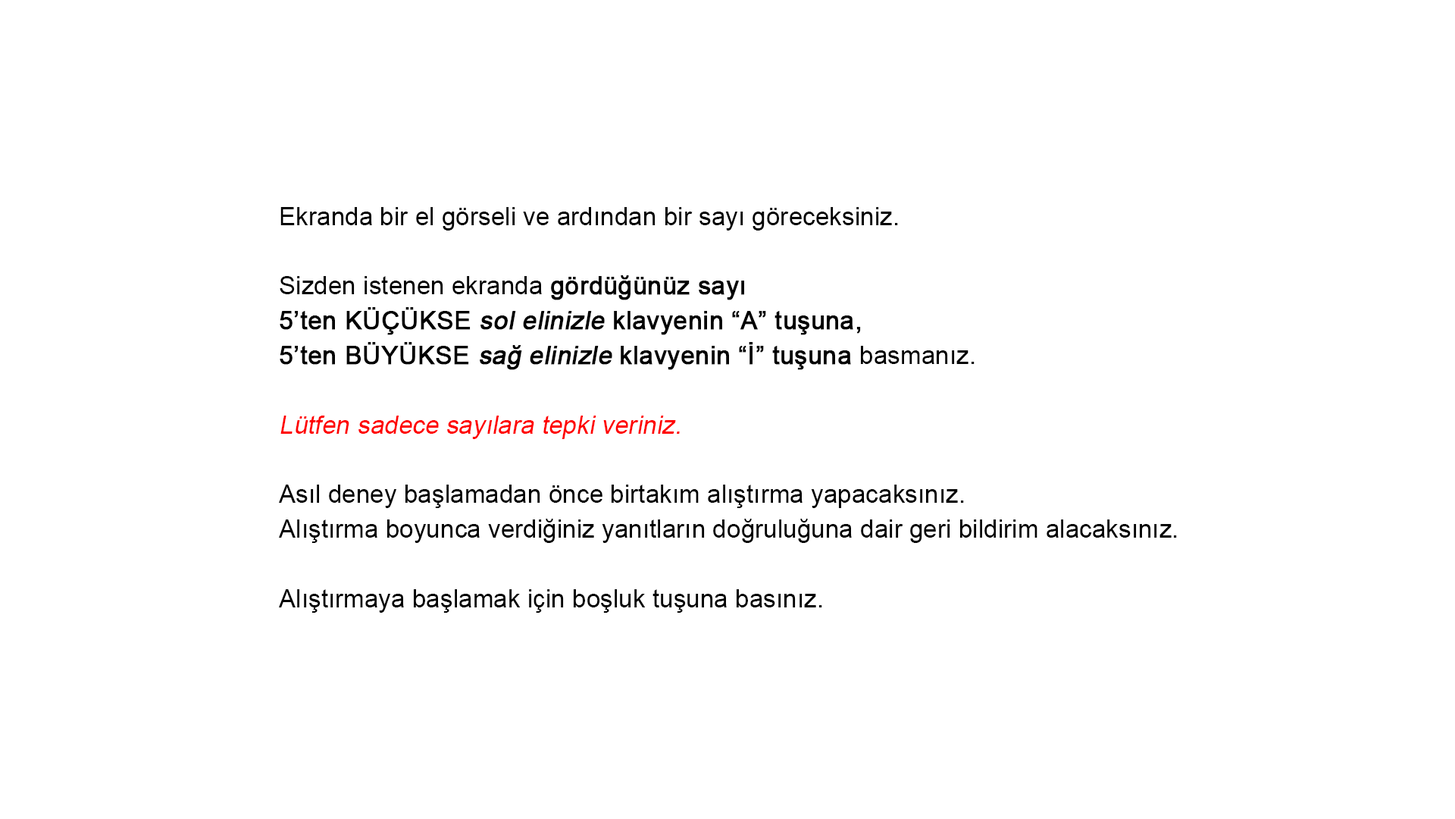
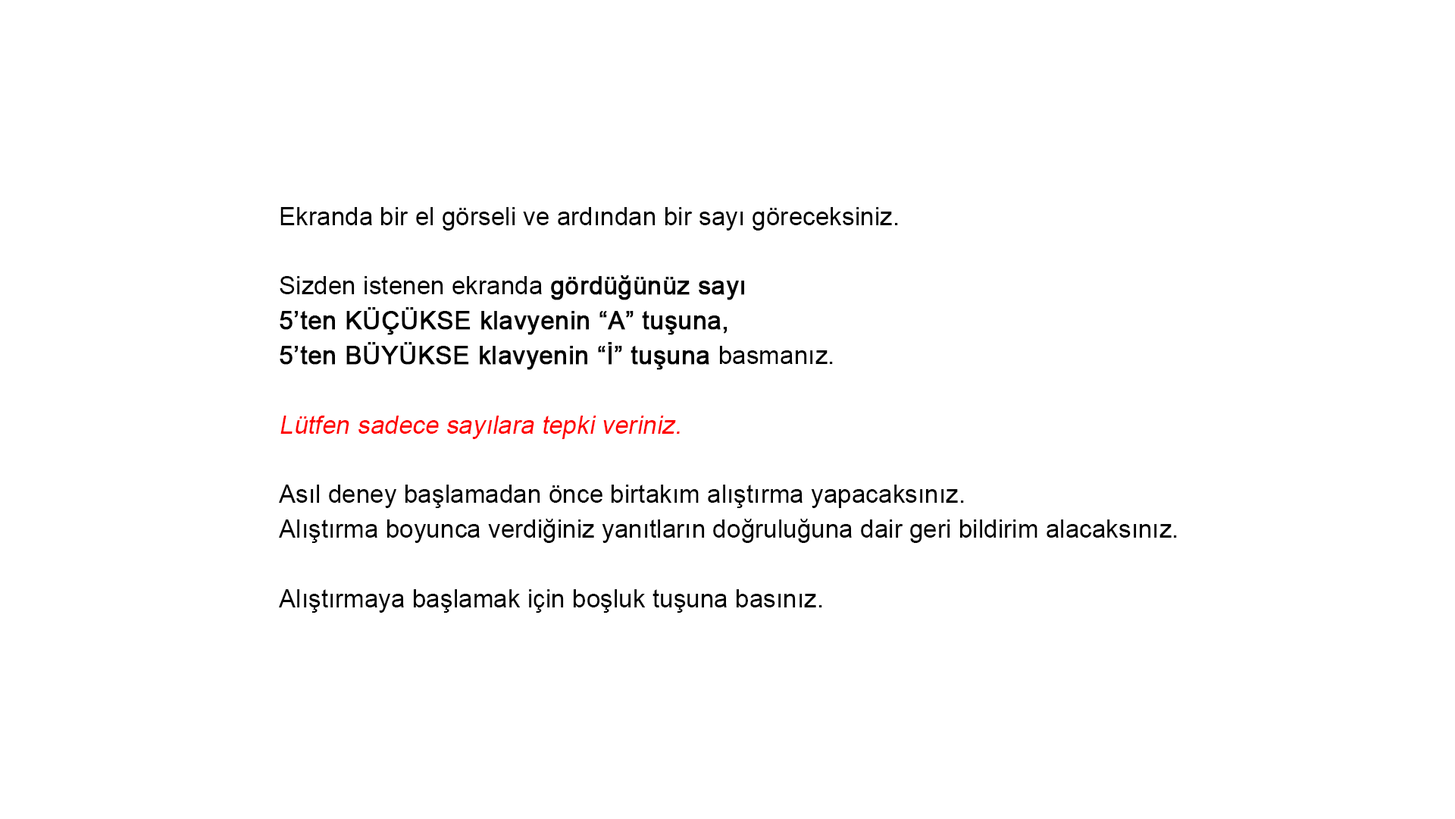
Before/after of a w=1455, h=819 layered artwork. What changed in the layer stack:
painted on "Ekranda bir el görseli ve ardından bir sayı göreceksiniz. Sizd" over 479, 310, 975, 370
